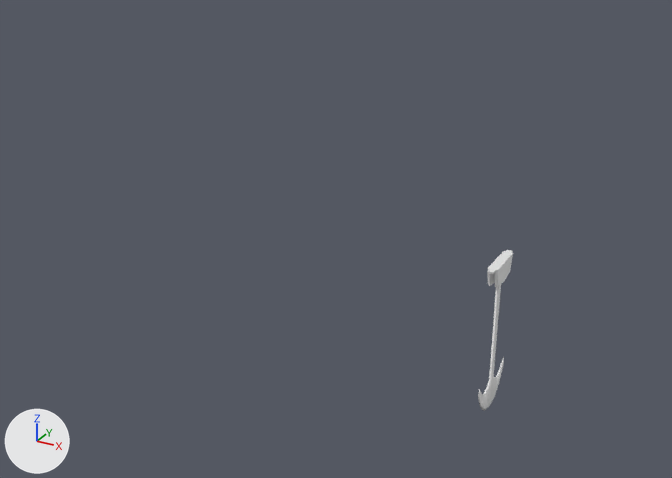
A saved change to the FBX model Content/Geometry/Meshes/HallwayBase.fbx.
Rendered twice from a camera (50 mm lens) standing at (4.02, -12.51, 6.01) and looking at (-2.87, 0.02, -0.25). The lights are fixed; the arrows at lower left show +X, +Y and +Z. Where no turn or scale is listed for an object, it has been applied to the vertices. Vertices at the same position are counted once.

The scene before the commit, as lines of its bpy script (objects in view):
```python
me_cube_003 = bpy.data.meshes.new('Cube.003')
me_cube_003.from_pydata(...)  # 54 vertices, 52 faces; spans x -0.08..0.08, y -0.448..0.431, z -0.379..0.0
me_cube_004 = bpy.data.meshes.new('Cube.004')
me_cube_004.from_pydata(...)  # 119 vertices, 116 faces; spans x -0.03..0.03, y -0.59..0.59, z -2.63..-0.08
ob_sm_swingingaxe_base = bpy.data.objects.new('SM_SwingingAxe_Base', me_cube_003)
ob_sm_swingingaxe_base.location = (0.0, 0.0, 0.0)
ob_sm_swingingaxe_blade = bpy.data.objects.new('SM_SwingingAxe_Blade', me_cube_004)
ob_sm_swingingaxe_blade.location = (0.0, 0.0, 0.0)
```
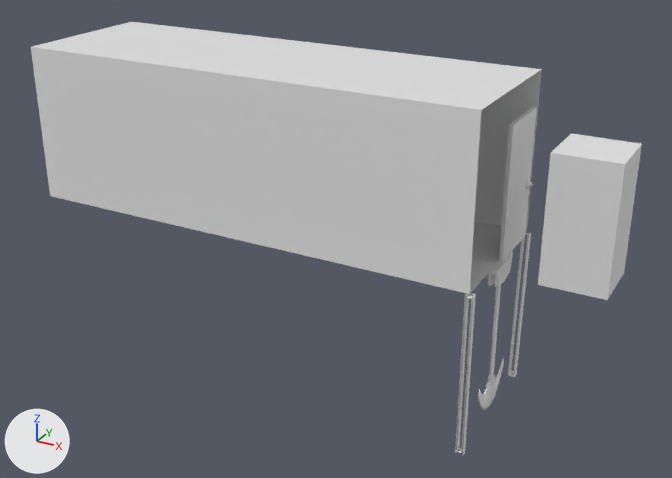
Edits to the bpy script that builds the scene:
```text
Add mat_door:
    mat_door = principled_material('Door')
    mat_door.base_color = (0.8, 0.8, 0.8)  # white #e7e7e7
Add mat_hallway:
    mat_hallway = principled_material('Hallway')
    mat_hallway.base_color = (0.8, 0.8, 0.8)  # white #e7e7e7
    mat_hallway.roughness = 0.4
Change me_cube_003:
    used by ob_sm_swingingaxe_base; location = (0.0, 0.0, 0.0)
    remove me_cube_003.from_pydata(...)  # 54 vertices, 52 faces; spans x -0.08..0.08, y -0.448..0.431, z -0.379..0.0
    add me_cube_003.from_pydata(...)  # 110 vertices, 88 faces; spans x -0.093..0.08, y -1.331..1.307, z -2.736..0.001
    me_cube_003 part 1: a new loose piece of 28 vertices spanning x -0.053..0.072, y -1.331..-1.229, z -2.736..-0.007
    me_cube_003 part 2: a new loose piece of 28 vertices spanning x -0.093..0.063, y 1.201..1.307, z -2.729..0.001
Add me_cube_002:
    me_cube_002.from_pydata(...)  # a box spanning x -0.5..0.5, y -0.5..0.5, z -1.0..1.0
    me_cube_002.materials.append(mat_door)  # its picture is missing
Add me_cube_001:
    me_cube_001.from_pydata(...)  # 200 vertices, 164 faces; spans x -0.02..0.13, y 0.0..1.08, z 0.0..2.14
    me_cube_001.materials.append(mat_door)  # its picture is missing
Add me_cube:
    me_cube.from_pydata(...)  # 22 vertices, 15 faces; spans x -8.0..0.0, y -1.28..1.28, z 0.0..2.68
    me_cube.materials.append(mat_hallway)  # its picture is missing
Add ob_scaleref:
    ob_scaleref = bpy.data.objects.new('ScaleRef', me_cube_002)
    ob_scaleref.location = (1.25, -0.03, 1.0)
Add ob_sm_door:
    ob_sm_door = bpy.data.objects.new('SM_Door', me_cube_001)
    ob_sm_door.location = (0.0, 0.0, 0.0)
Add ob_sm_hallway:
    ob_sm_hallway = bpy.data.objects.new('SM_Hallway', me_cube)
    ob_sm_hallway.location = (0.0, 0.0, 0.0)
```

Boxes (x1, y1, x2, y2) around the edits, measured in the pictures (672 x 478 px):
'SM_Hallway', added
    after: (31, 22, 542, 294)
'ScaleRef', added
    after: (538, 133, 642, 300)
'SM_Door', added
    after: (499, 107, 537, 261)
'SM_SwingingAxe_Base', reshaped (185% wider, 487% taller)
    before: (487, 250, 513, 287)
    after: (455, 233, 531, 455)
part 1 of me_cube_003, added
    after: (455, 293, 476, 455)
part 2 of me_cube_003, added
    after: (508, 233, 531, 377)
